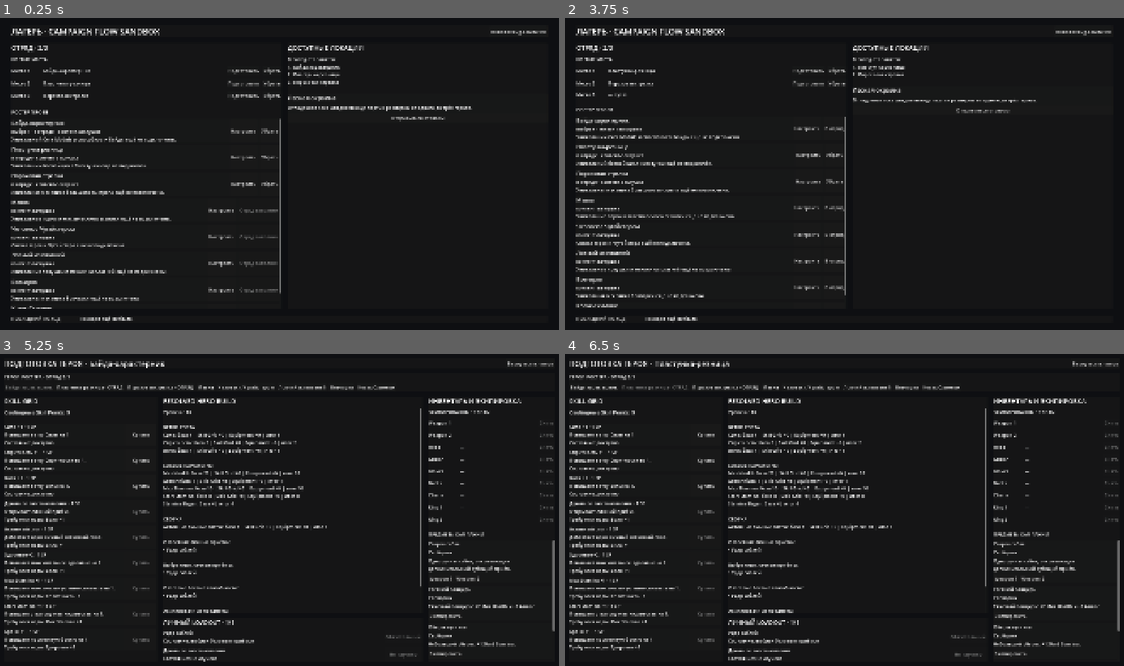
Above: before the commit, frames 1-4 (two rows, left to right).
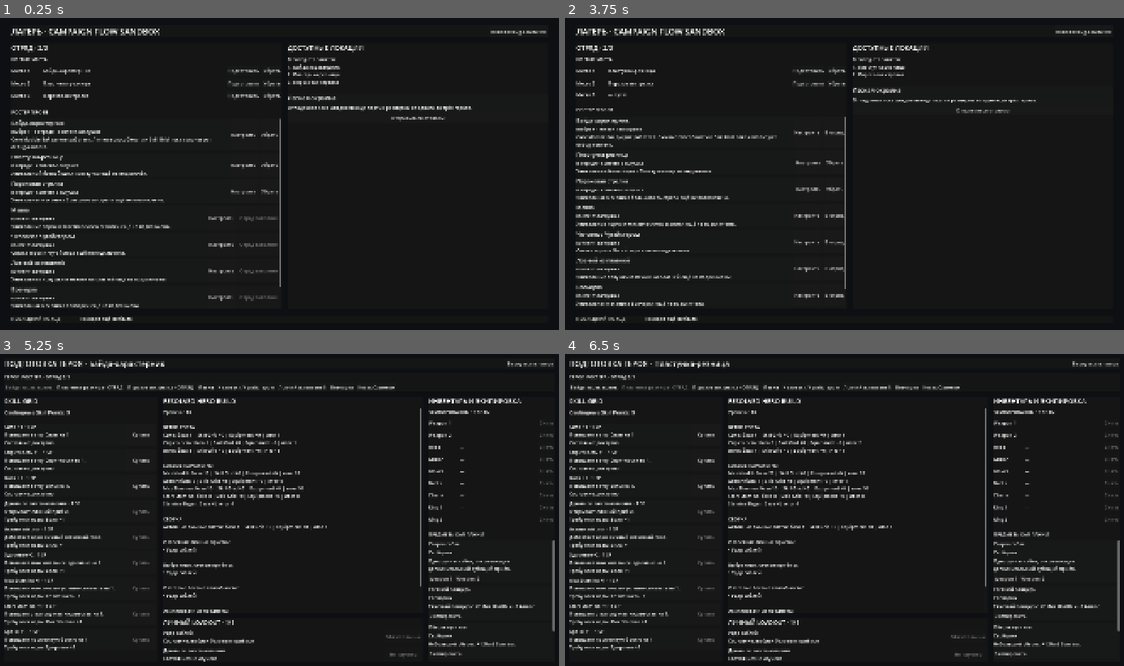
Above: after the commit, the same moments.

Repository: DanilNikolin/kleynod-steppe-frontier
Game: Godot game, scene res://scenes/campaign/campaign_sandbox.tscn
The game is run twice, just before and just after one commit, with the same random seed, the same clock (stepped at 60 frames per second) and the same inputs.
Inputs:
- Up to frame 1 (0.25 s): no input
- Up to frame 2 (3.75 s): click "Новая debug-кампания" at 0.5 s; click "Новая debug-кампания" at 1.25 s; click "Подготовить" at 2 s; click "Вернуться в лагерь" at 2.75 s; click "Убрать" at 3.5 s
- Up to frame 3 (5.25 s): click "Подготовить" at 4.25 s; click "Байда-характерник" at 5 s
- Up to frame 4 (6.5 s): click "Пластунка-резница · ОТРЯД" at 5.75 s

The runs differ from the first frame. In frame 1, 5.2% of the frame differs, in the area x 1-51%, y 35-94%; in frame 2, 4.9%; in frame 3, less than 0.1%; in frame 4, nothing differs.

Commit message:
feat: connect Bayda core to campaign battle

Diff:
--- a/content/campaign/debug/debug_campaign_definition.tres
+++ b/content/campaign/debug/debug_campaign_definition.tres
@@ -10,7 +10,7 @@
 [ext_resource type="Resource" uid="uid://vh4oqfulnv38" path="res://content/equipment/debug/debug_steppe_armor_instance.tres" id="8_armor"]
 [ext_resource type="Resource" uid="uid://i3gpoobv8ldh" path="res://content/equipment/debug/debug_traveler_charm_instance.tres" id="9_charm"]
 [ext_resource type="Resource" uid="uid://ue6xhoflef4w" path="res://content/equipment/debug/debug_heavy_berdysh_instance.tres" id="10_berdysh"]
-[ext_resource type="Resource" uid="uid://bdv2eyj328t18" path="res://content/heroes/placeholders/placeholder_bayda.tres" id="11_bayda"]
+[ext_resource type="Resource" path="res://content/heroes/bayda/bayda_hero.tres" id="11_bayda"]
 [ext_resource type="Resource" uid="uid://dxpp11ujk3j57" path="res://content/heroes/placeholders/placeholder_plastunka.tres" id="12_plastunka"]
 [ext_resource type="Resource" uid="uid://b07rykw4bm07p" path="res://content/heroes/placeholders/placeholder_powder_markswoman.tres" id="13_markswoman"]
 [ext_resource type="Resource" uid="uid://ce1s3erk6fj67" path="res://content/heroes/placeholders/placeholder_mavka.tres" id="14_mavka"]
@@ -24,7 +24,7 @@
 hero_definition = ExtResource("11_bayda")
 progression_state = ExtResource("3_progression")
 is_placeholder_content = true
-roster_note = "Уникальный Core Module и способности Байды ещё не подключены."
+roster_note = "Core Module Байды уже работает. Личные способности и Skill Grid пока используют debug-контент."
 
 [sub_resource type="Resource" id="HeroPlastunka"]
 script = ExtResource("2_hero_state")
--- /dev/null
+++ b/content/heroes/bayda/bayda_hero.tres
@@ -0,0 +1,23 @@
+[gd_resource type="Resource" script_class="HeroDefinition" format=3]
+
+[ext_resource type="Script" path="res://core/heroes/hero_definition.gd" id="1_hero"]
+[ext_resource type="Script" path="res://core/battle/abilities/ability_definition.gd" id="2_ability"]
+[ext_resource type="Resource" path="res://content/combatants/heroes/bayda/bayda_base_combatant.tres" id="3_combatant"]
+[ext_resource type="Resource" path="res://content/heroes/bayda/bayda_core_module.tres" id="4_core"]
+[ext_resource type="Resource" path="res://content/skill_grids/debug/debug_sechevik_skill_grid.tres" id="5_grid"]
+[ext_resource type="Resource" path="res://content/abilities/debug/debug_sabre_slash.tres" id="6_sabre"]
+[ext_resource type="Resource" path="res://content/abilities/debug/debug_spirit_mend.tres" id="7_mend"]
+
+[resource]
+script = ExtResource("1_hero")
+hero_id = &"hero_bayda"
+display_name = "Байда-характерник"
+description = "Первый настоящий герой. Core Module реализован, способности и Skill Grid пока используют временный debug-контент."
+base_combatant_definition = ExtResource("3_combatant")
+core_module = ExtResource("4_core")
+skill_grid = ExtResource("5_grid")
+personal_abilities = Array[ExtResource("2_ability")]([ExtResource("6_sabre"), ExtResource("7_mend")])
+starting_known_ability_ids = Array[StringName]([&"ability_sabre_slash"])
+default_ability_id = &"ability_sabre_slash"
+starting_active_slot_count = 1
+maximum_active_slot_count = 6
